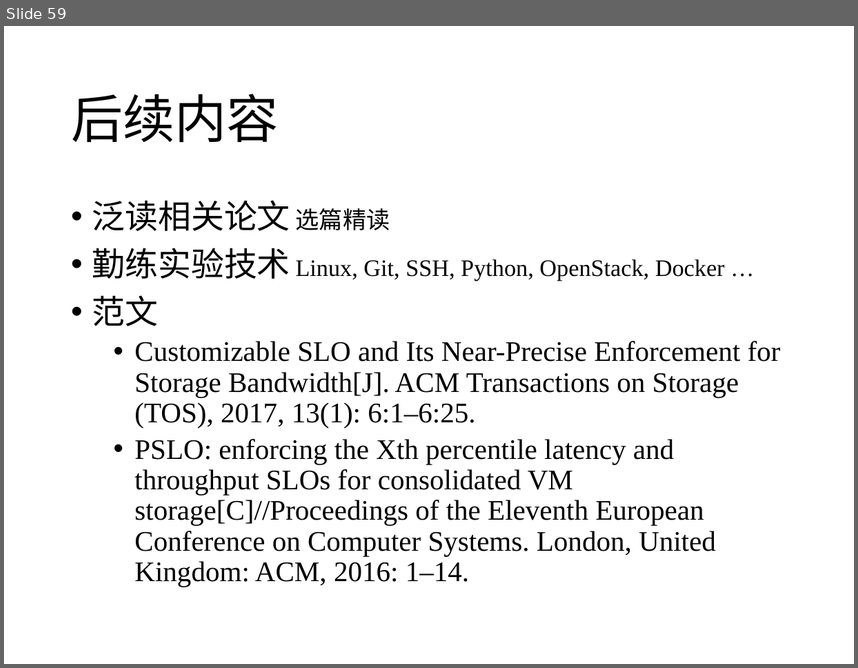
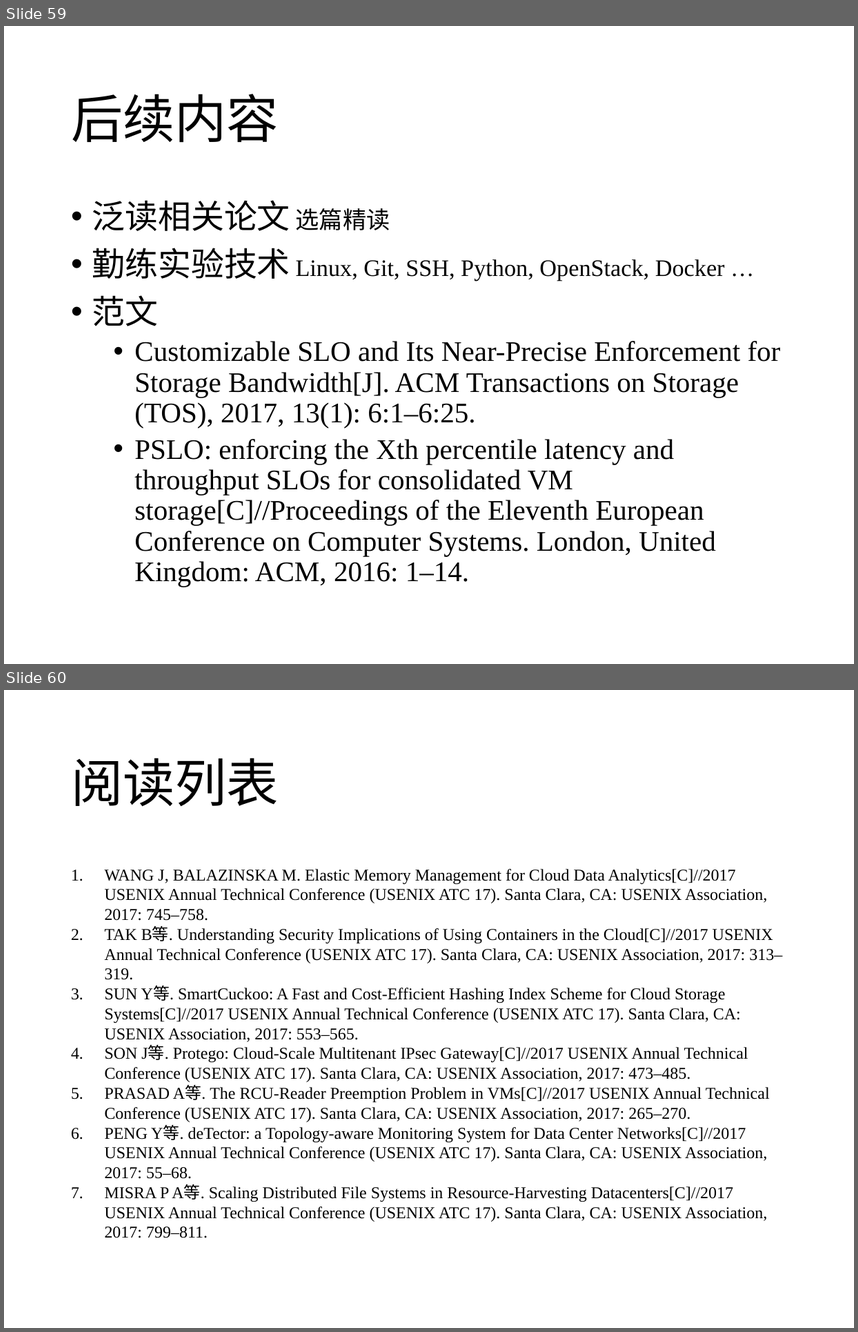
Before and after one commit to cs-course/data-center-course, a slide deck: data-center-2017-c03-05.pptx. Shown one above the other, each under a label of ours: slide 59 before the commit, slides 59 and 60 after it. The pictures are 858x668 and 858x1332 pixels, drawn with LibreOffice and Linux fonts; fonts in the diff are those of the drawing. Boxes give left, top, right and bottom in pixels: in the first picture for what was removed or moved away, otherwise in the second. Text is boxed around its words. In the diff, an @@ line names an element or a change of style, - is before the commit and + after.

```diff
--- a/data-center-2017-c03-05.pptx
+++ b/data-center-2017-c03-05.pptx
@@ slide 60 added at [4, 690, 854, 1328], background #FFFFFF @@
@@ title added at [71, 758, 279, 807], 44 pt, text #000000 @@
+阅读列表
@@ text added at [105, 869, 782, 1238], 14 pt, text #000000 @@
+1. WANG J, BALAZINSKA M. Elastic Memory Management for Cloud Data Analytics[C]//2017 USENIX Annual Technical Conference (USENIX ATC 17). Santa Clara, CA: USENIX Association, 2017: 745–758.
+2. TAK B等. Understanding Security Implications of Using Containers in the Cloud[C]//2017 USENIX Annual Technical Conference (USENIX ATC 17). Santa Clara, CA: USENIX Association, 2017: 313–319.
+3. SUN Y等. SmartCuckoo: A Fast and Cost-Efficient Hashing Index Scheme for Cloud Storage Systems[C]//2017 USENIX Annual Technical Conference (USENIX ATC 17). Santa Clara, CA: USENIX Association, 2017: 553–565.
+4. SON J等. Protego: Cloud-Scale Multitenant IPsec Gateway[C]//2017 USENIX Annual Technical Conference (USENIX ATC 17). Santa Clara, CA: USENIX Association, 2017: 473–485.
+5. PRASAD A等. The RCU-Reader Preemption Problem in VMs[C]//2017 USENIX Annual Technical Conference (USENIX ATC 17). Santa Clara, CA: USENIX Association, 2017: 265–270.
+6. PENG Y等. deTector: a Topology-aware Monitoring System for Data Center Networks[C]//2017 USENIX Annual Technical Conference (USENIX ATC 17). Santa Clara, CA: USENIX Association, 2017: 55–68.
+7. MISRA P A等. Scaling Distributed File Systems in Resource-Harvesting Datacenters[C]//2017 USENIX Annual Technical Conference (USENIX ATC 17). Santa Clara, CA: USENIX Association, 2017: 799–811.
```
Also in this commit, not shown: 1 other slide added.
